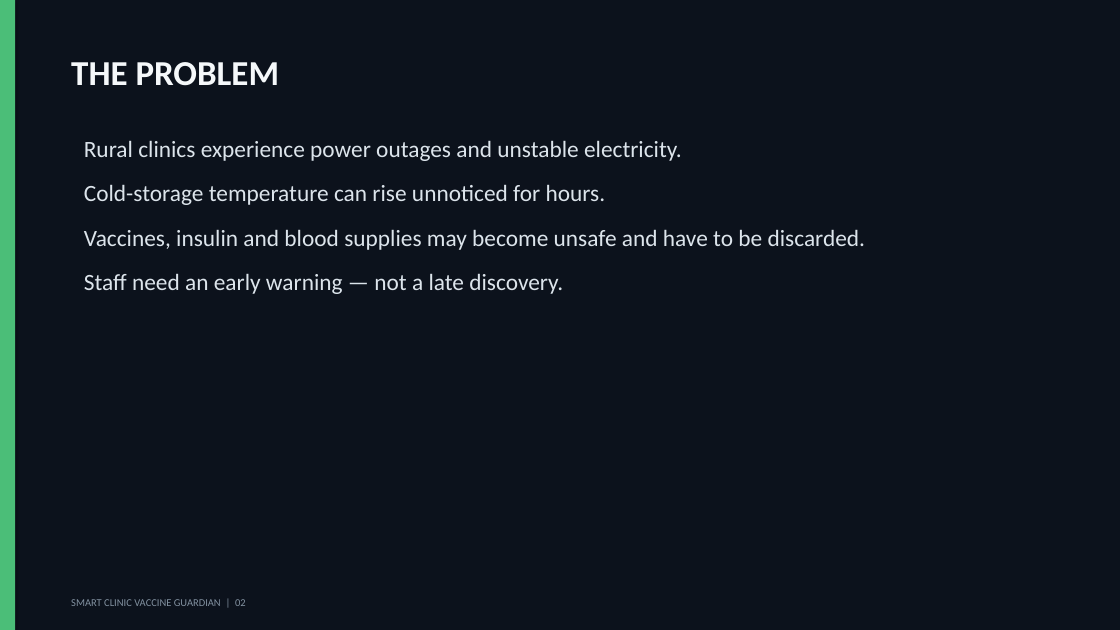
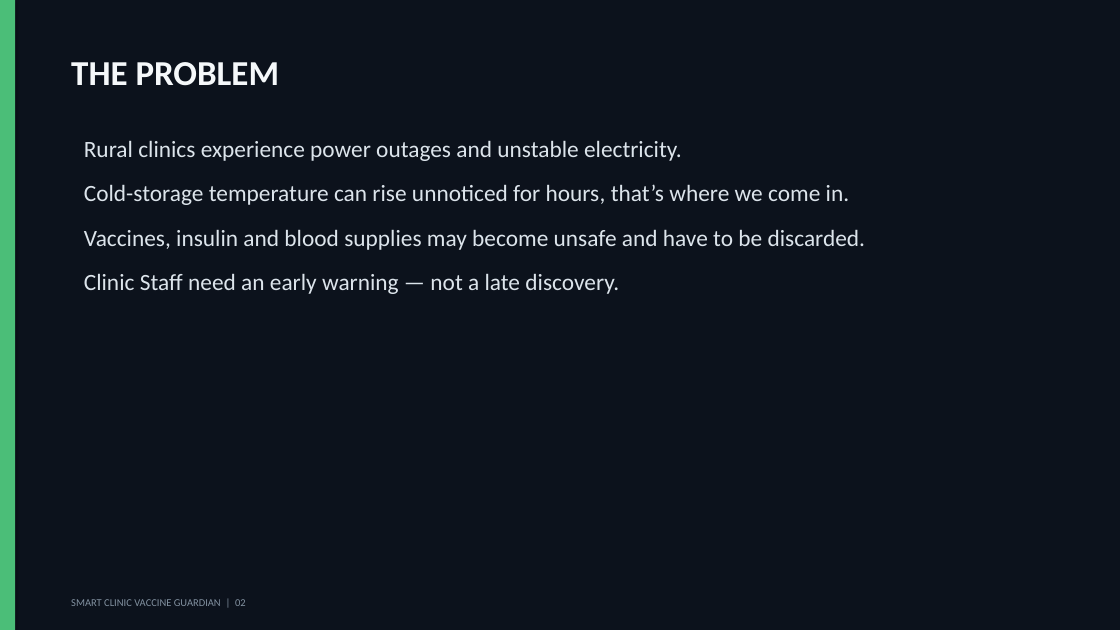
Before and after one commit to CodexHub-hack/codexhub, a slide deck: slide 2 of Smart_Clinic_Vaccine_Guardian_Pitch.pptx. Drawn at 1120x630 pixels with LibreOffice and Linux fonts; fonts in the diff are those of the drawing. Boxes give left, top, right and bottom in pixels: in the first picture for what was removed or moved away, otherwise in the second. Text is boxed around its words. In the diff, an @@ line names an element or a change of style, - is before the commit and + after.

```diff
--- a/Smart_Clinic_Vaccine_Guardian_Pitch.pptx
+++ b/Smart_Clinic_Vaccine_Guardian_Pitch.pptx
@@ text at (84,184,850,205): text changed @@
-Cold-storage temperature can rise unnoticed for hours.
+Cold-storage temperature can rise unnoticed for hours, that’s where we come in.
@@ text at (84,273,619,294): text changed @@
-Staff need an early warning — not a late discovery.
+Clinic Staff need an early warning — not a late discovery.
```
Also in this commit, not shown: 3 other slides changed, 1 slide added, 4 slides removed.
